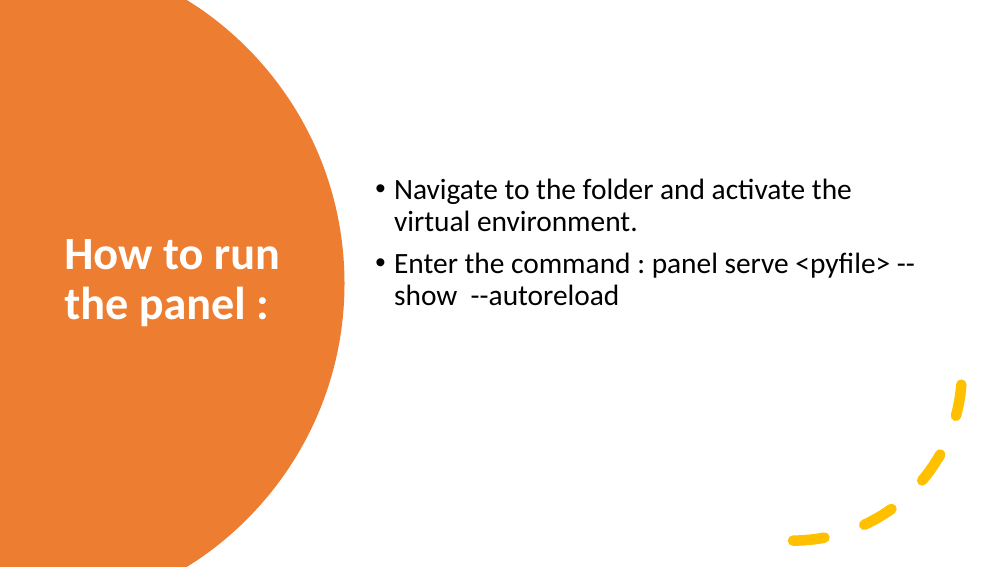
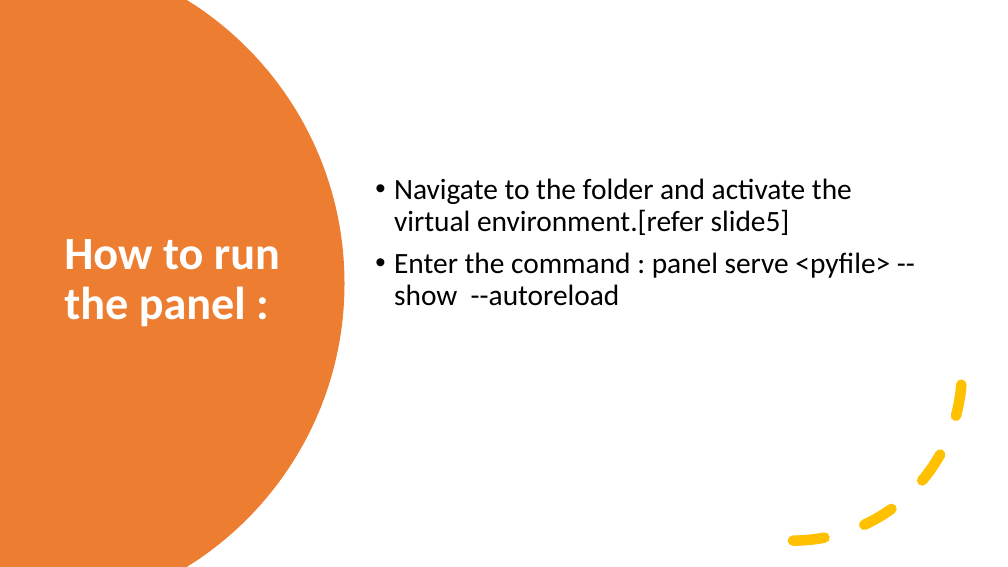
Before and after one commit to shiva-kumar-biru/panel, a slide deck: slide 8 of Documents/panel_introduction.pptx (slide 7 before the commit). Drawn at 1008x567 pixels with LibreOffice and Linux fonts; fonts in the diff are those of the drawing. Boxes give left, top, right and bottom in pixels: in the first picture for what was removed or moved away, otherwise in the second. Text is boxed around its words. In the diff, an @@ line names an element or a change of style, - is before the commit and + after.

Commit message:
ppt updated

```diff
--- a/Documents/panel_introduction.pptx
+++ b/Documents/panel_introduction.pptx
@@ text at (394, 178, 852, 235): text changed @@
-• Navigate to the folder and activate the virtual environment.
+• Navigate to the folder and activate the virtual environment.[refer slide5]
```
Also in this commit, not shown: 1 other slide changed, 1 slide added.
